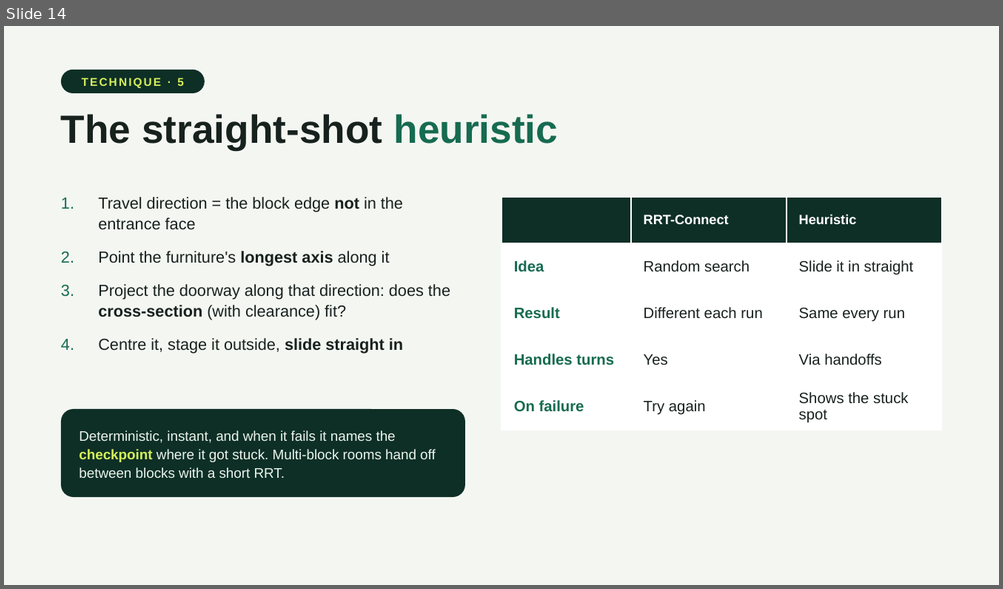
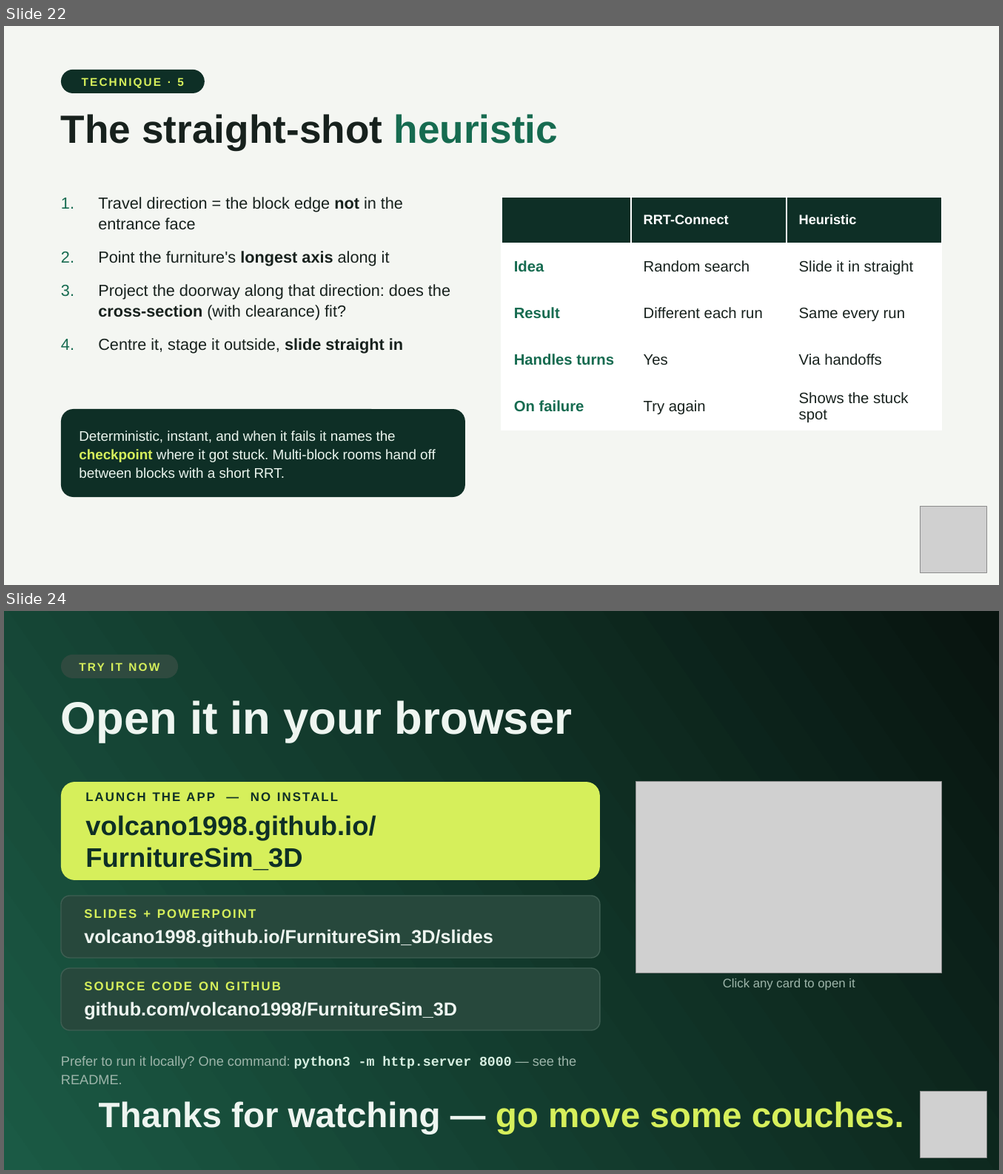
Before and after one commit to volcano1998/FurnitureSim_3D, a slide deck: slides/CanItFit.pptx. Shown one above the other, each under a label of ours: slide 14 before the commit, slides 22 and 24 after it; the slides between them are not shown. The pictures are 1003x589 and 1003x1174 pixels, drawn with LibreOffice and Linux fonts; fonts in the diff are those of the drawing; grey boxes stand for pictures. Boxes give left, top, right and bottom in pixels: in the first picture for what was removed or moved away, otherwise in the second. Text is boxed around its words. In the diff, an @@ line names an element or a change of style, - is before the commit and + after.

```diff
--- a/slides/CanItFit.pptx
+++ b/slides/CanItFit.pptx
@@ slide 24 added at (4,611,999,1170), background gradient #1B5A45 to #08140F @@
@@ rounded rectangle added at (61,654,178,678), fill #2F4A3F, 11 pt, text #D6EF5B, bold @@
+TRY IT NOW
@@ text added at (61,701,572,743), 44 pt, text #EEF5F0, bold @@
+Open it in your browser
@@ rounded rectangle added at (61,782,600,880), fill #D6EF5B, 26 pt, text #0E2F26, bold @@
+LAUNCH THE APP — NO INSTALL
+volcano1998.github.io/FurnitureSim_3D
@@ picture added at (636,782,942,973) @@
@@ rounded rectangle added at (61,896,600,958), fill #27483C, outline #3E5E52 1 pt, 18 pt, text #EEF5F0, bold @@
+SLIDES + POWERPOINT
+volcano1998.github.io/FurnitureSim_3D/slides
@@ rounded rectangle added at (61,968,600,1031), fill #27483C, outline #3E5E52 1 pt, 18 pt, text #EEF5F0, bold @@
+SOURCE CODE ON GITHUB
+github.com/volcano1998/FurnitureSim_3D
@@ text added at (723,979,854,991), 12 pt, text #9DB5AA @@
+Click any card to open it
@@ text added at (61,1056,576,1085), 13 pt, text #9DB5AA @@
+Prefer to run it locally? One command: python3 -m http.server 8000 — see the README.
@@ picture added at (920,1091,987,1158) @@
@@ text added at (99,1102,904,1134), 34 pt, text #EEF5F0, bold @@
+Thanks for watching — go move some couches.
@@ what was slide 14 is now slide 22 @@
@@ slide 22 changed as well @@
@@ picture added at (920,506,987,573) @@
```
Also in this commit, not shown: 12 other slides changed, 10 other slides added, 4 slides removed, 16 other files.
